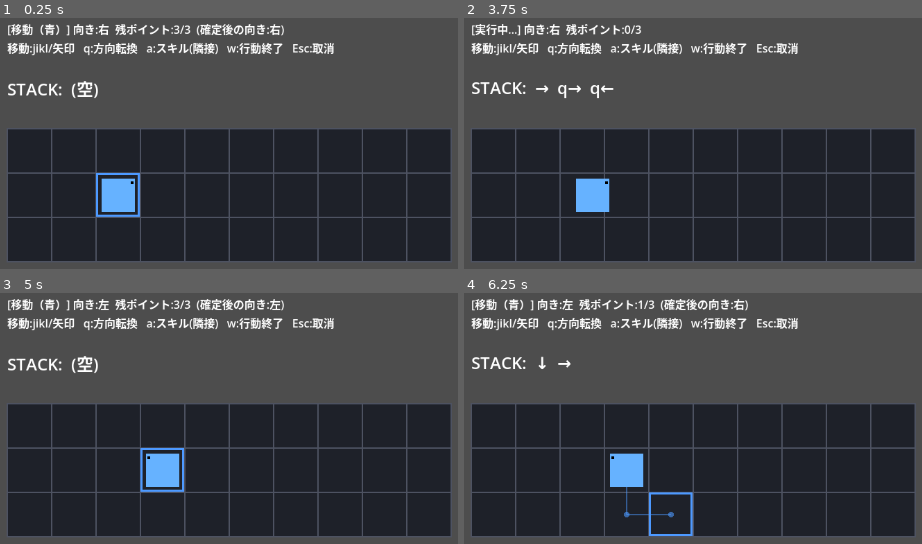
Above: before the commit, frames 1-4 (two rows, left to right).
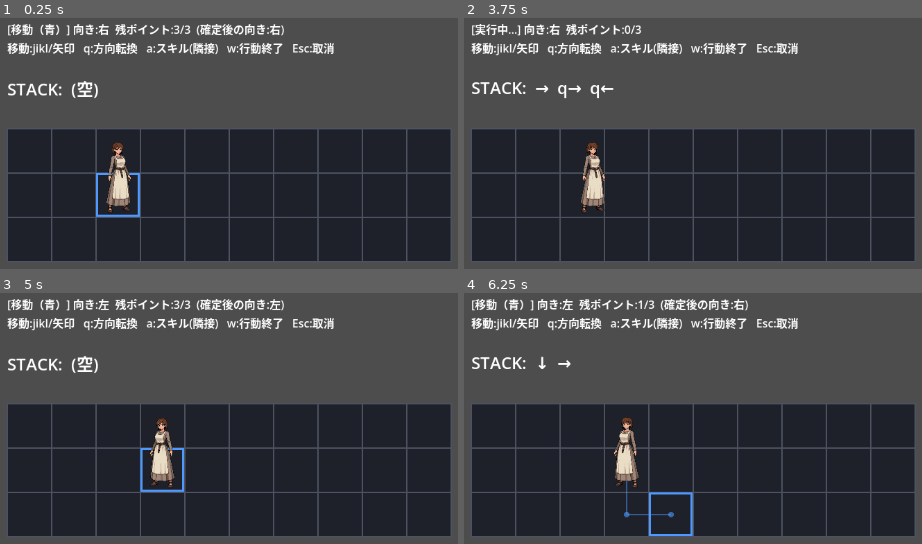
Above: after the commit, the same moments.

Repository: kyamamoto5963/5001_KeyInputGame
Game: Godot game, scene res://scenes/command_stack_lab/command_stack_lab.tscn
Same seed, same stepped clock (60 frames per second), same inputs: the game is played once before the commit and once after it.
Inputs:
- Up to frame 1 (0.25 s): no input
- Up to frame 2 (3.75 s): tap Enter (confirm) at 0.5, 1.25, 2, 2.75, 2.85, 3.5 s; hold Right (move_right) 0.53-1.28 s; tap Q (face) at 0.6, 2.3 s; tap Space at 0.77, 1.07, 1.52, 1.55, 1.82, 2.1, 3.02, 3.32 s; tap B at 0.8, 1.35, 3.05 s; hold Down (move_down) 1.28-2.03 s; hold Right (move_right) 2.03-2.78 s; hold Up (move_up) 2.78-3.53 s; hold Left (move_left) from 3.53 s (still down); tap W (end_turn) at 3.6 s
- Up to frame 3 (5 s): keep holding Left (move_left); tap Space at 3.77, 3.8, 4.07, 4.52, 4.82 s; tap Q (face) at 4.35 s
- Up to frame 4 (6.25 s): tap Enter (confirm) at 5 s; release Left (move_left) at 5.03 s; hold Down (move_down) 5.03-5.78 s; tap R (parry_attack) at 5.1 s; tap B at 5.3, 5.85 s; hold Right (move_right) from 5.78 s (still down); tap Space at 6.02, 6.05 s

The runs differ from the first frame. In frame 1, 1.4% of the frame differs, in the area x 22-30%, y 49-78%; in frame 2, 1.4%; in frame 3, 1.4%; in frame 4, 1.4%.

Commit message:
feat(char): カットアウト・キャラを導入し戦闘ラボへ組み込み
- AI生成1枚絵(char_001/256x256)を頭・胴・スカートの3パーツに分割し parts.json 化
- CutoutCharacter コンポーネント: parts.json からボーン階層(腰/胸/首)を構築し手続きアイドル＋テストモーションを再生（command_stack_lab と char_setup で共用）
- char_setup: カットアウトのセットアップ／プレビュー専用シーン
- command_stack_lab: 仮の青四角を CutoutCharacter に置換（歩行追従・向き反転・スキルでモーション）
- parts.json の art_facing で原画の向きを記述（char_001は左向き=-1、本チャン右向きデータは省略でOK）

Co-Authored-By: Claude Opus 4.8 <noreply@anthropic.com>

Diff:
--- /dev/null
+++ b/dev/assets/char/char_001/parts.json
@@ -0,0 +1,58 @@
+{
+  "source": "char_001_256x256.png",
+  "art_facing": -1,
+  "canvas": [
+    256,
+    256
+  ],
+  "parts": [
+    {
+      "name": "head",
+      "offset": [
+        113,
+        9
+      ],
+      "size": [
+        39,
+        45
+      ]
+    },
+    {
+      "name": "torso",
+      "offset": [
+        91,
+        49
+      ],
+      "size": [
+        77,
+        94
+      ]
+    },
+    {
+      "name": "skirt",
+      "offset": [
+        91,
+        137
+      ],
+      "size": [
+        84,
+        114
+      ]
+    }
+  ],
+  "joints": {
+    "neck": [
+      133,
+      52
+    ],
+    "waist": [
+      133,
+      140
+    ],
+    "feet": [
+      133,
+      251
+    ],
+    "center_x": 133
+  }
+}
--- /dev/null
+++ b/dev/scenes/char_setup/char_setup.gd
@@ -0,0 +1,90 @@
+extends Node2D
+## キャラ・カットアウト セットアップ／プレビュー シーン（最小サンプル）。
+## CutoutCharacter コンポーネント（→ res://scripts/cutout_character.gd）で char_001 のリグを組み、
+## 手続きアイドルとテストモーションを確認する。リグ本体は同コンポーネントが持つ（command_stack_lab と共用）。
+##
+## 操作:
+##   Space / a : テストモーション（前のめりの予備動作っぽい揺れ）
+##   b         : ボーン・ギズモ表示 ON/OFF
+##   f         : 向き反転（左右）
+##   [ / ]     : 表示倍率 −／＋
+##   r         : リセット
+
+const CHAR_DIR := "res://assets/char/char_001/"
+
+var _char: CutoutCharacter
+var _scale := 2.0
+var _facing := 1
+var _show_bones := true
+
+@onready var _info: Label = $UI/Info
+
+
+func _ready() -> void:
+	_char = CutoutCharacter.new()
+	_char.z_index = -1            # キャラを背面へ。ボーン・ギズモ(self の _draw)を前面に。
+	_char.z_as_relative = false
+	add_child(_char)
+	_char.build(CHAR_DIR, _scale)
+	_place_char()
+
+
+func _process(_delta: float) -> void:
+	queue_redraw()
+	_update_label()
+
+
+func _unhandled_input(event: InputEvent) -> void:
+	if event.is_action_pressed(InputActions.SKILL_A) or _is_space(event):
+		_char.play_attack()
+	elif _is_key(event, KEY_B):
+		_show_bones = not _show_bones
+	elif _is_key(event, KEY_F):
+		_facing *= -1
+		_char.set_facing(_facing)
+	elif _is_key(event, KEY_BRACKETRIGHT):
+		_scale = min(_scale + 0.25, 4.0)
+		_char.set_display_scale(_scale)
+	elif _is_key(event, KEY_BRACKETLEFT):
+		_scale = max(_scale - 0.25, 0.75)
+		_char.set_display_scale(_scale)
+	elif _is_key(event, KEY_R):
+		_scale = 2.0
+		_facing = 1
+		_char.set_display_scale(_scale)
+		_char.set_facing(_facing)
+
+
+func _place_char() -> void:
+	var vp := get_viewport_rect().size
+	_char.position = Vector2(vp.x * 0.5, vp.y * 0.94)
+
+
+# --- ボーン・ギズモ -----------------------------------------------------
+func _draw() -> void:
+	if not _show_bones:
+		return
+	var pts := _char.bone_globals()   # 足元, 腰, 胸, 首
+	if pts.is_empty():
+		return
+	for i in range(1, pts.size()):
+		draw_line(to_local(pts[i - 1]), to_local(pts[i]), Color(0.3, 1.0, 0.5, 0.7), 2.0)
+	draw_circle(to_local(pts[0]), 4.0, Color(0.3, 1.0, 0.5, 0.9))   # 足元
+	for i in range(1, pts.size()):
+		draw_circle(to_local(pts[i]), 5.0, Color(1.0, 0.85, 0.2, 0.9))
+
+
+func _update_label() -> void:
+	var face_txt := "右" if _facing > 0 else "左"
+	_info.text = "カットアウト・キャラ セットアップ（char_001 / 頭・胴・スカートの3パーツ）\n" \
+		+ "向き:%s  倍率:%.2fx  ボーン:%s\n" % [face_txt, _scale, "表示" if _show_bones else "非表示"] \
+		+ "Space/a:テストモーション  b:ボーン表示  f:向き反転  [ ]:倍率  r:リセット"
+
+
+# --- ユーティリティ -----------------------------------------------------
+func _is_space(event: InputEvent) -> bool:
+	return event is InputEventKey and event.pressed and not event.echo and event.keycode == KEY_SPACE
+
+
+func _is_key(event: InputEvent, code: int) -> bool:
+	return event is InputEventKey and event.pressed and not event.echo and event.keycode == code
--- /dev/null
+++ b/dev/scenes/char_setup/char_setup.tscn
@@ -0,0 +1,15 @@
+[gd_scene load_steps=2 format=3 uid="uid://bcharsetup0001"]
+
+[ext_resource type="Script" path="res://scenes/char_setup/char_setup.gd" id="1_setup"]
+
+[node name="CharSetup" type="Node2D"]
+script = ExtResource("1_setup")
+
+[node name="UI" type="CanvasLayer" parent="."]
+
+[node name="Info" type="Label" parent="UI"]
+offset_left = 24.0
+offset_top = 16.0
+offset_right = 1100.0
+offset_bottom = 96.0
+text = "カットアウト・キャラ セットアップ"
--- a/dev/scenes/command_stack_lab/command_stack_lab.gd
+++ b/dev/scenes/command_stack_lab/command_stack_lab.gd
@@ -13,6 +13,8 @@
 
 const CELL_PX := 64
 const ORIGIN := Vector2(48, 180)
+const CHAR_DIR := "res://assets/char/char_001/"
+const CHAR_SCALE := 0.42       # 256px原画をセルに合わせる表示倍率
 const MOVE_STEPS := 3          # 仮（メンバー固有の move_steps）
 const MOVE_TIME := 0.5         # 0.5秒/マス（要調整）
 const FACE_BEAT := 0.15        # 方向転換の見せ間
@@ -20,7 +22,6 @@
 
 const COL_GRID_FILL := Color(0.12, 0.13, 0.16)
 const COL_GRID_LINE := Color(0.30, 0.32, 0.38)
-const COL_CHAR := Color(0.40, 0.70, 1.0)
 const COL_MOVE := Color(0.30, 0.60, 1.0)   # 青: 移動カーソル
 const COL_FACE := Color(1.0, 0.85, 0.20)   # 黄: 方向転換
 const COL_SKILL := Color(1.0, 0.30, 0.30)  # 赤: スキル照準
@@ -38,6 +39,7 @@
 var _skill_flash_t := 0.0
 var _skill_flash_cell := Vector2i.ZERO
 var _hint := ""
+var _char: CutoutCharacter
 
 @onready var _info: Label = $UI/Info
 @onready var _stack_label: Label = $UI/Stack
@@ -45,12 +47,20 @@
 
 func _ready() -> void:
 	_char_px = _cell_to_px(_char_cell)
+	_char = CutoutCharacter.new()
+	add_child(_char)
+	_char.build(CHAR_DIR, CHAR_SCALE)
+	_char.set_facing(_facing)
 	_recompute()
 
 
 func _process(delta: float) -> void:
 	if _skill_flash_t > 0.0:
 		_skill_flash_t -= delta
+	# キャラ本体は CutoutCharacter ノードを足元位置に追従させる（_draw の四角は撤去）。
+	var base_px := _char_px if _phase == Phase.EXECUTING else _cell_to_px(_char_cell)
+	_char.position = base_px + Vector2(CELL_PX * 0.5, CELL_PX * 0.9)
+	_char.set_facing(_facing)
 	queue_redraw()
 	_update_labels()
 
@@ -168,6 +178,8 @@
 
 
 func _fire(cell: Vector2i) -> void:
+	if _char != null:
+		_char.play_attack()
 	_skill_flash_cell = cell
 	_skill_flash_t = SKILL_FLASH
 	await get_tree().create_timer(SKILL_FLASH).timeout
@@ -243,8 +255,7 @@
 	if _phase != Phase.EXECUTING:
 		_draw_path()
 
-	var char_px := _char_px if _phase == Phase.EXECUTING else _cell_to_px(_char_cell)
-	_draw_char(char_px)
+	# キャラは CutoutCharacter ノードが描画する（_process で足元位置を追従）。
 
 	match _phase:
 		Phase.MOVE:
@@ -273,13 +284,6 @@
 		draw_line(pts[i - 1], pts[i], Color(COL_MOVE, 0.5), 2.0)
 	for p in pts:
 		draw_circle(p, 4.0, Color(COL_MOVE, 0.6))
-
-
-func _draw_char(px: Vector2) -> void:
-	var m := 8.0
-	draw_rect(Rect2(px + Vector2(m, m), Vector2(CELL_PX - 2.0 * m, CELL_PX - 2.0 * m)), COL_CHAR, true)
-	var eye_x := px.x + (CELL_PX - m - 6.0 if _facing > 0 else m + 2.0)
-	draw_rect(Rect2(eye_x, px.y + m + 4.0, 4.0, 4.0), Color.BLACK, true)
 
 
 func _draw_cursor(cell: Vector2i, col: Color) -> void:
--- /dev/null
+++ b/dev/scripts/cutout_character.gd
@@ -0,0 +1,138 @@
+extends Node2D
+class_name CutoutCharacter
+## パーツ画像(parts.json)からカットアウト・リグを組み、手続きアイドルを再生する再利用コンポーネント。
+## ノード原点＝キャラの足元。owner はこのノードを足元位置に置き、build() を呼ぶだけでよい。
+## ボーンや変形は無し（パーツを親子で繋ぐ操り人形方式）。1枚のAI生成絵をそのまま動かす。
+##
+## 階層: self(足元) → _rig(表示倍率・左右反転) → hip(腰) → chest(胸=揺れ起点) → neck(首)
+
+const DEFAULT_DIR := "res://assets/char/char_001/"
+
+var display_scale := 2.0
+var _rig: Node2D                        # 倍率・左右反転をまとめる入れ物
+var _hip: Node2D
+var _chest: Node2D
+var _neck: Node2D
+var _sprites := {}
+var _joints := {}                       # name -> 元キャンバス座標(Vector2)
+var _facing := 1                        # +1=右 / -1=左
+var _art_facing := 1                     # 原画が向いている方向(+1=右/-1=左)。parts.json の art_facing。
+var _t := 0.0
+var _lean := 0.0                        # テストモーションのエンベロープ(0..1)
+var _built := false
+
+
+## parts.json からリグを構築。成功したら true。
+func build(dir := DEFAULT_DIR, scale := 2.0) -> bool:
+	display_scale = scale
+	var meta := _load_meta(dir)
+	if meta.is_empty():
+		push_error("parts.json を読めません: " + dir)
+		return false
+
+	_art_facing = signi(int(meta.get("art_facing", 1)))   # 既定=右向き（本チャンデータ）
+	if _art_facing == 0:
+		_art_facing = 1
+	var j: Dictionary = meta["joints"]
+	_joints = {
+		"neck": _v2(j["neck"]),
+		"waist": _v2(j["waist"]),
+		"feet": _v2(j["feet"]),
+	}
+	var parts := {}
+	for p in meta["parts"]:
+		parts[p["name"]] = p
+
+	_rig = Node2D.new()
+	add_child(_rig)
+	_apply_rig_transform()
+
+	# ボーン階層（自関節 − 親関節 で配置。root基準＝feet）
+	_hip = _make_bone(_rig, _joints["waist"], _joints["feet"])
+	_chest = _make_bone(_hip, _joints["waist"], _joints["waist"])
+	_neck = _make_bone(_chest, _joints["neck"], _joints["waist"])
+
+	_sprites["skirt"] = _make_sprite(_hip, dir, parts["skirt"], _joints["waist"])
+	_sprites["torso"] = _make_sprite(_chest, dir, parts["torso"], _joints["waist"])
+	_sprites["head"] = _make_sprite(_neck, dir, parts["head"], _joints["neck"])
+
+	_built = true
+	return true
+
+
+func set_facing(f: int) -> void:
+	if f != 0:
+		_facing = signi(f)
+	if _built:
+		_apply_rig_transform()
+
+
+func set_display_scale(s: float) -> void:
+	display_scale = s
+	if _built:
+		_apply_rig_transform()
+
+
+## テストモーション（前のめりの予備動作っぽいリーン）。
+func play_attack() -> void:
+	if not _built:
+		return
+	var tw := create_tween()
+	tw.tween_property(self, "_lean", 1.0, 0.12).set_trans(Tween.TRANS_QUAD).set_ease(Tween.EASE_OUT)
+	tw.tween_property(self, "_lean", 0.0, 0.28).set_trans(Tween.TRANS_QUAD).set_ease(Tween.EASE_IN)
+
+
+## ボーン位置（グローバル座標）。owner がギズモ描画したい時用。順: 足元, 腰, 胸, 首。
+func bone_globals() -> PackedVector2Array:
+	if not _built:
+		return PackedVector2Array()
+	return PackedVector2Array([
+		global_position, _hip.global_position, _chest.global_position, _neck.global_position,
+	])
+
+
+func _process(delta: float) -> void:
+	if not _built:
+		return
+	_t += delta
+	var breathe := sin(_t * 2.2)
+	_chest.scale = Vector2(1.0, 1.0 + breathe * 0.015)
+	var lean_rot := deg_to_rad(_lean * -16.0)   # 反転は _rig のミラーが面倒を見る
+	_chest.rotation = deg_to_rad(breathe * 1.2) + lean_rot
+	_neck.rotation = deg_to_rad(sin(_t * 2.2 + 0.7) * 2.2) + lean_rot * 0.6
+	_hip.rotation = deg_to_rad(sin(_t * 1.6) * 0.8)
+
+
+# --- 構築ヘルパ ---------------------------------------------------------
+func _apply_rig_transform() -> void:
+	# 望む向き(_facing)と原画の向き(_art_facing)が違う時だけミラーする。
+	var flip := _facing * _art_facing
+	_rig.scale = Vector2(flip * display_scale, display_scale)
+
+
+func _make_bone(parent: Node2D, anchor: Vector2, parent_anchor: Vector2) -> Node2D:
+	var b := Node2D.new()
+	b.position = anchor - parent_anchor
+	parent.add_child(b)
+	return b
+
+
+func _make_sprite(bone: Node2D, dir: String, part: Dictionary, bone_anchor: Vector2) -> Sprite2D:
+	var s := Sprite2D.new()
+	s.texture = load(dir + str(part["name"]) + ".png")
+	s.centered = false
+	s.position = _v2(part["offset"]) - bone_anchor
+	bone.add_child(s)
+	return s
+
+
+func _load_meta(dir: String) -> Dictionary:
+	var path := dir + "parts.json"
+	if not FileAccess.file_exists(path):
+		return {}
+	var data: Variant = JSON.parse_string(FileAccess.get_file_as_string(path))
+	return data if data is Dictionary else {}
+
+
+func _v2(a: Variant) -> Vector2:
+	return Vector2(float(a[0]), float(a[1]))
Binary file added: dev/assets/char/char_001/head.png
Not shown, added: dev/assets/char/char_001/head.png.import
Binary file added: dev/assets/char/char_001/skirt.png
Not shown, added: dev/assets/char/char_001/skirt.png.import
Binary file added: dev/assets/char/char_001/torso.png
Not shown, added: dev/assets/char/char_001/torso.png.import
Not shown, added: dev/scenes/char_setup/char_setup.gd.uid
Not shown, added: dev/scenes/command_stack_lab/command_stack_lab.gd.uid
Not shown, added: dev/scripts/cutout_character.gd.uid
Not shown, added: work/char_001_256x256.png
